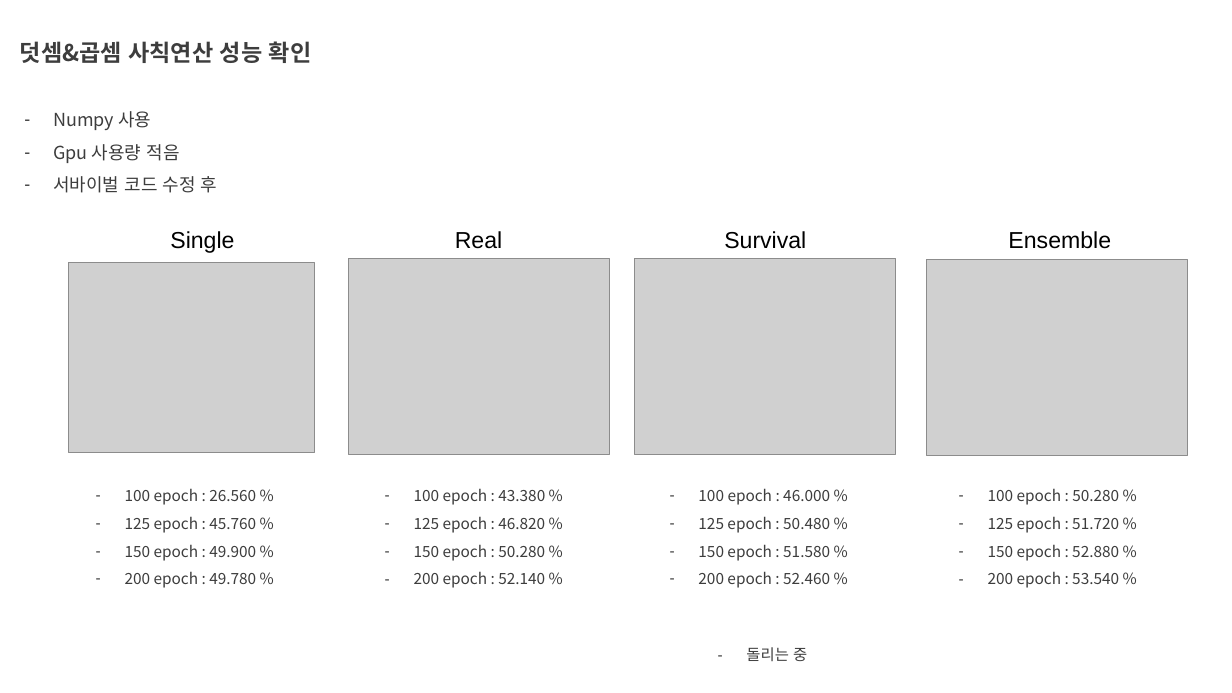
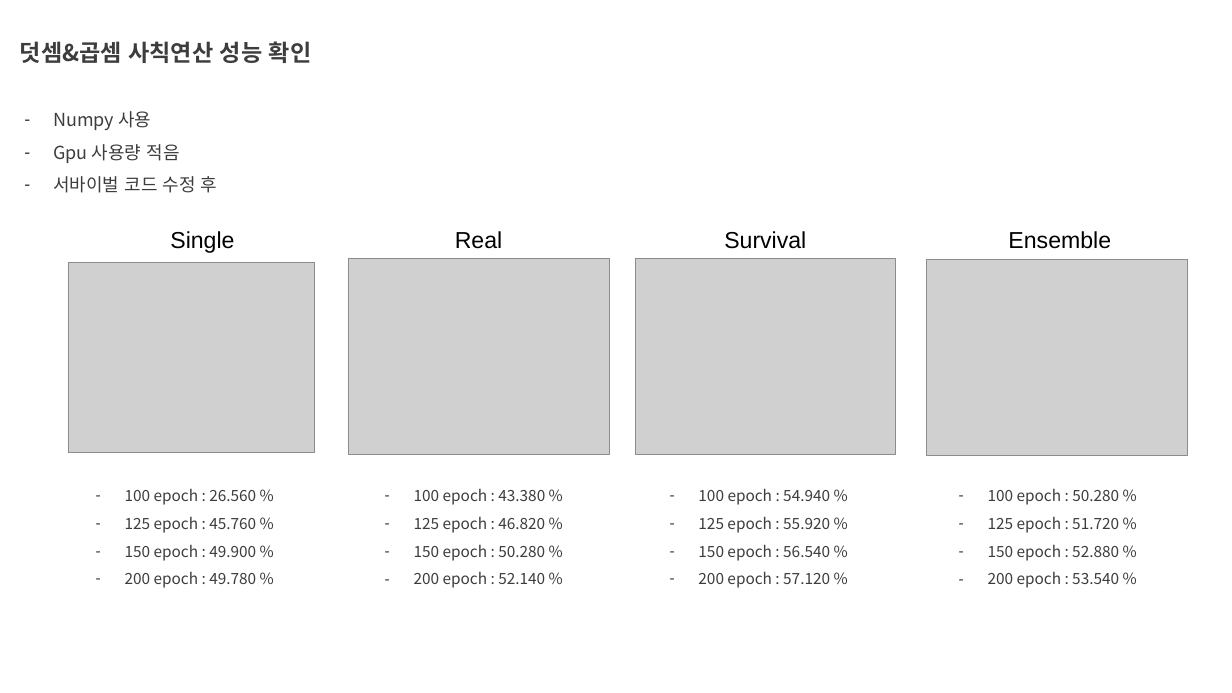
Before and after one commit to aaajeong/Time-Step-Ensemble-in-Arithmetic, a slide deck: slide 45 of Meeting.pptx. Drawn at 1232x693 pixels with LibreOffice and Linux fonts; fonts in the diff are those of the drawing; grey boxes stand for pictures. Boxes give left, top, right and bottom in pixels: in the first picture for what was removed or moved away, otherwise in the second. Text is boxed around its words. In the diff, an @@ line names an element or a change of style, - is before the commit and + after.

```diff
--- a/Meeting.pptx
+++ b/Meeting.pptx
@@ text at bbox=[698, 488, 830, 588]: text changed @@
-  – 100 epoch : 46.000 %
-  – 125 epoch : 50.480 %
-  – 150 epoch : 51.580 %
-  – 200 epoch : 52.460 %
+  – 100 epoch : 54.940 %
+  – 125 epoch : 55.920 %
+  – 150 epoch : 56.540 %
+  – 200 epoch : 57.120 %
@@ text removed at bbox=[746, 647, 807, 661] @@
-  – 돌리는 중
```
Also in this commit, not shown: 1 other slide changed, 33 other files.
